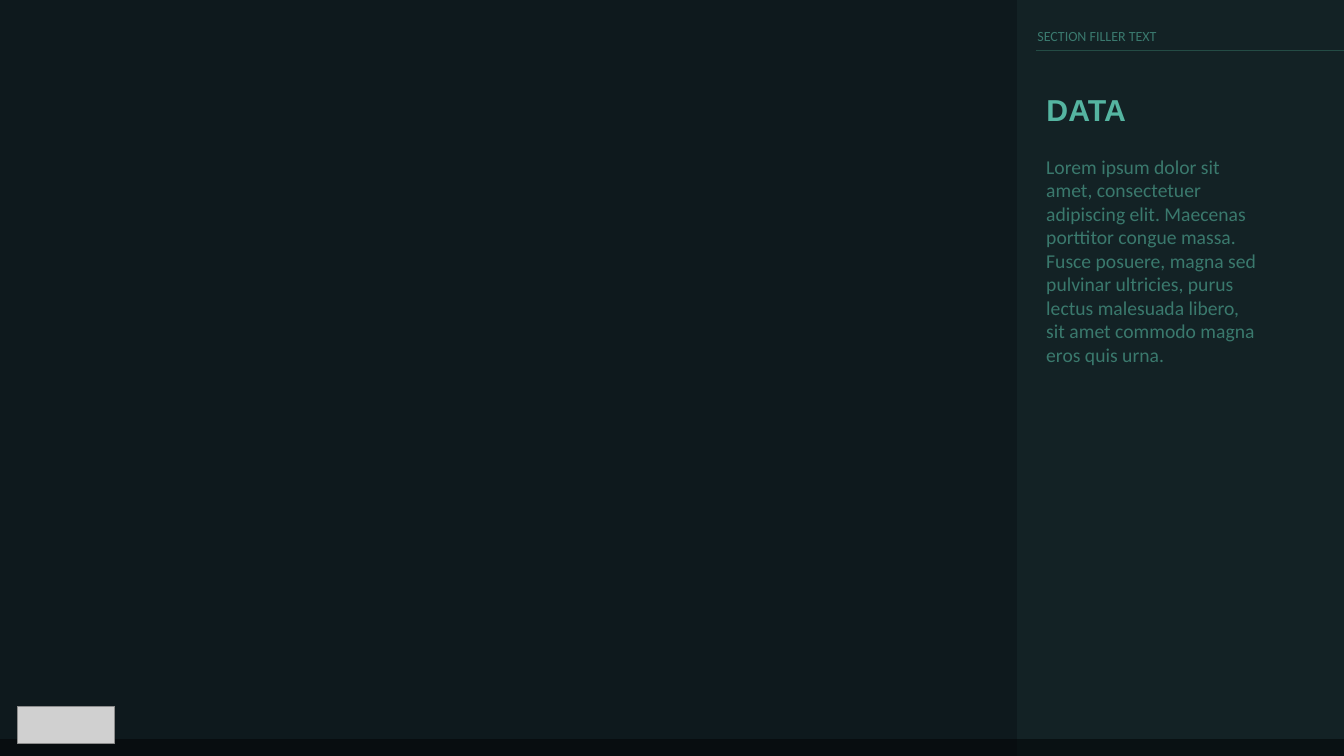
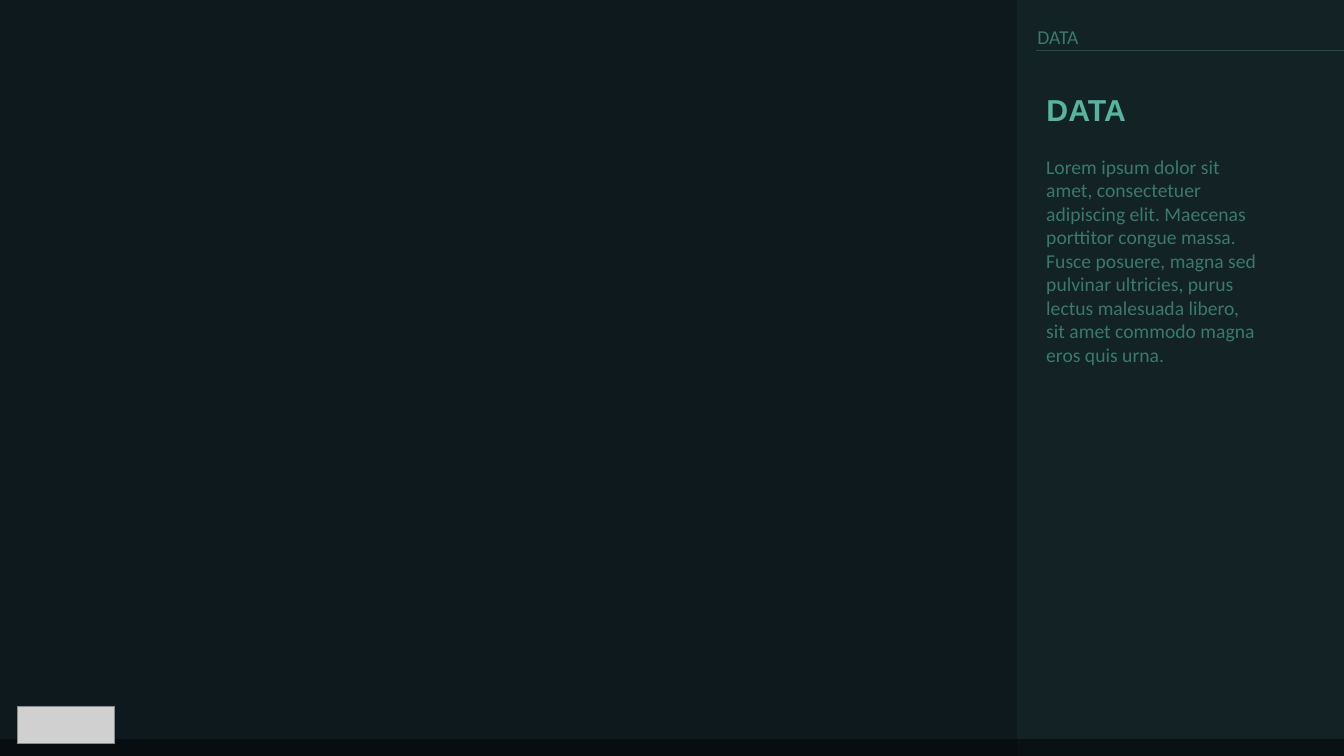
Before and after one commit to maneaterrbug/league_logistic_regression, a slide deck: slide 5 of deliverables/league_ppt_template.pptx (slide 4 before the commit). Drawn at 1344x756 pixels with LibreOffice and Linux fonts; fonts in the diff are those of the drawing; grey boxes stand for pictures. Boxes give left, top, right and bottom in pixels: in the first picture for what was removed or moved away, otherwise in the second. Text is boxed around its words. In the diff, an @@ line names an element or a change of style, - is before the commit and + after.

```diff
--- a/deliverables/league_ppt_template.pptx
+++ b/deliverables/league_ppt_template.pptx
@@ text at (1037, 31, 1078, 44): text changed; size 10 to 14 pt @@
-SECTION FILLER TEXT
+DATA
```
Also in this commit, not shown: 1 other slide changed, 2 slides added, 1 slide removed.
